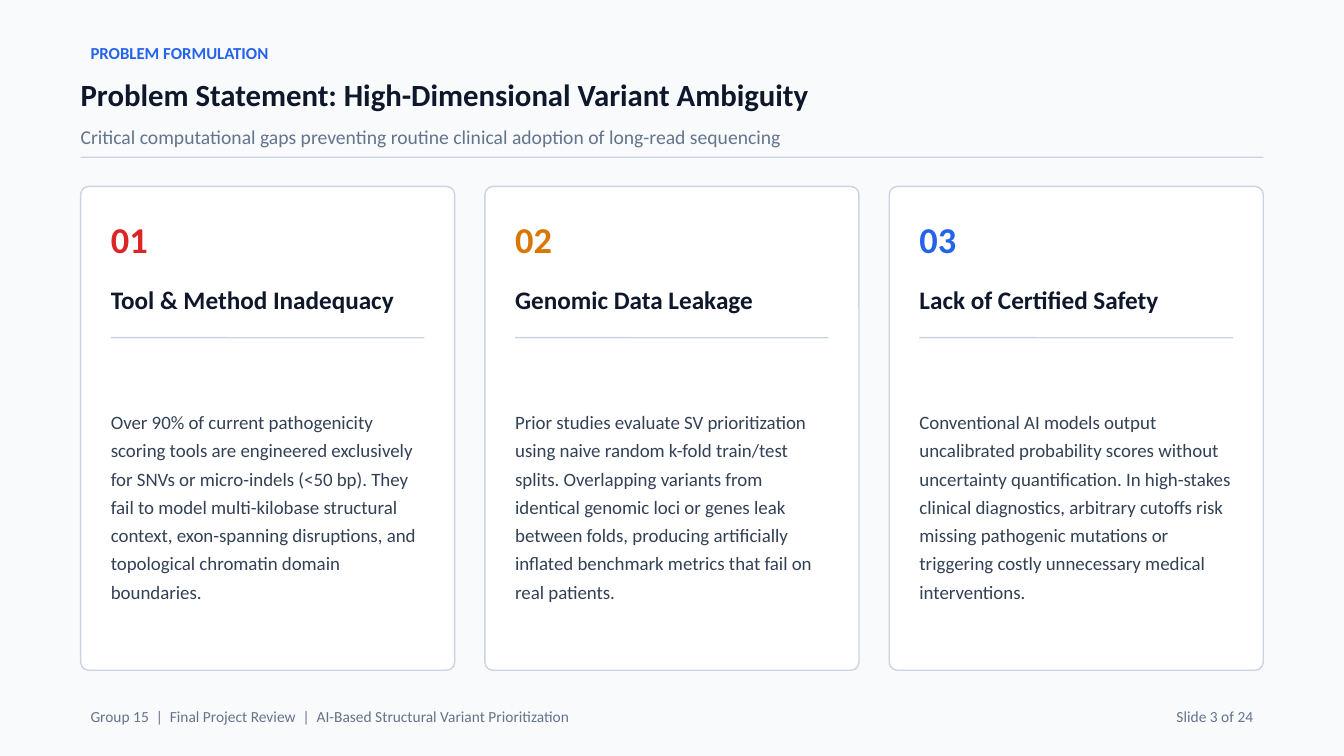
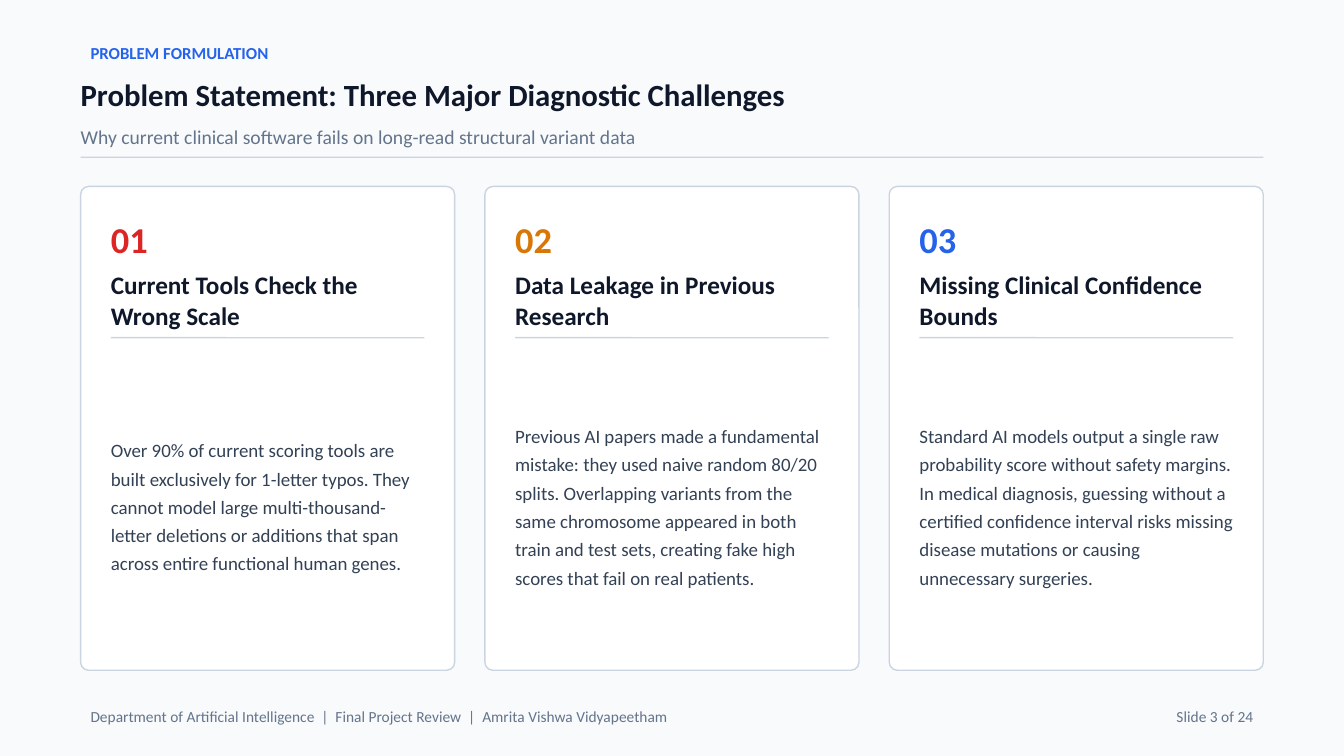
Before and after one commit to waibhav-jha/SV-prioritization-from-long-read-sequencing, a slide deck: slide 3 of End_Semester_Presentation.pptx. Drawn at 1344x756 pixels with LibreOffice and Linux fonts; fonts in the diff are those of the drawing. Boxes give left, top, right and bottom in pixels: in the first picture for what was removed or moved away, otherwise in the second. Text is boxed around its words. In the diff, an @@ line names an element or a change of style, - is before the commit and + after.

Commit message:
Simplify academic jargon across presentation deck (plain English student explanation)

```diff
--- a/End_Semester_Presentation.pptx
+++ b/End_Semester_Presentation.pptx
@@ text at [81, 84, 785, 112]: text changed @@
-Problem Statement: High-Dimensional Variant Ambiguity
+Problem Statement: Three Major Diagnostic Challenges
@@ text at [81, 130, 635, 148]: text changed @@
-Critical computational gaps preventing routine clinical adoption of long-read sequencing
+Why current clinical software fails on long-read structural variant data
@@ text at [111, 276, 358, 330]: text changed @@
-Tool & Method Inadequacy
+Current Tools Check the Wrong Scale
@@ text at [515, 276, 775, 326]: text changed @@
-Genomic Data Leakage
+Data Leakage in Previous Research
@@ text at [919, 276, 1202, 325]: text changed @@
-Lack of Certified Safety
+Missing Clinical Confidence Bounds
@@ text at [111, 444, 410, 574]: text changed @@
-Over 90% of current pathogenicity scoring tools are engineered exclusively for SNVs or micro-indels (<50 bp). They fail to model multi-kilobase structural context, exon-spanning disruptions, and topological chromatin domain boundaries.
+Over 90% of current scoring tools are built exclusively for 1-letter typos. They cannot model large multi-thousand-letter deletions or additions that span across entire functional human genes.
@@ text at [515, 430, 819, 588]: text changed @@
-Prior studies evaluate SV prioritization using naive random k-fold train/test splits. Overlapping variants from identical genomic loci or genes leak between folds, producing artificially inflated benchmark metrics that fail on real patients.
+Previous AI papers made a fundamental mistake: they used naive random 80/20 splits. Overlapping variants from the same chromosome appeared in both train and test sets, creating fake high scores that fail on real patients.
@@ text at [919, 430, 1233, 589]: text changed @@
-Conventional AI models output uncalibrated probability scores without uncertainty quantification. In high-stakes clinical diagnostics, arbitrary cutoffs risk missing pathogenic mutations or triggering costly unnecessary medical interventions.
+Standard AI models output a single raw probability score without safety margins. In medical diagnosis, guessing without a certified confidence interval risks missing disease mutations or causing unnecessary surgeries.
@@ text at [91, 711, 667, 725]: text changed @@
-Group 15 | Final Project Review | AI-Based Structural Variant Prioritization
+Department of Artificial Intelligence | Final Project Review | Amrita Vishwa Vidyapeetham
```
Also in this commit, not shown: 23 other slides changed, 2 other files.
